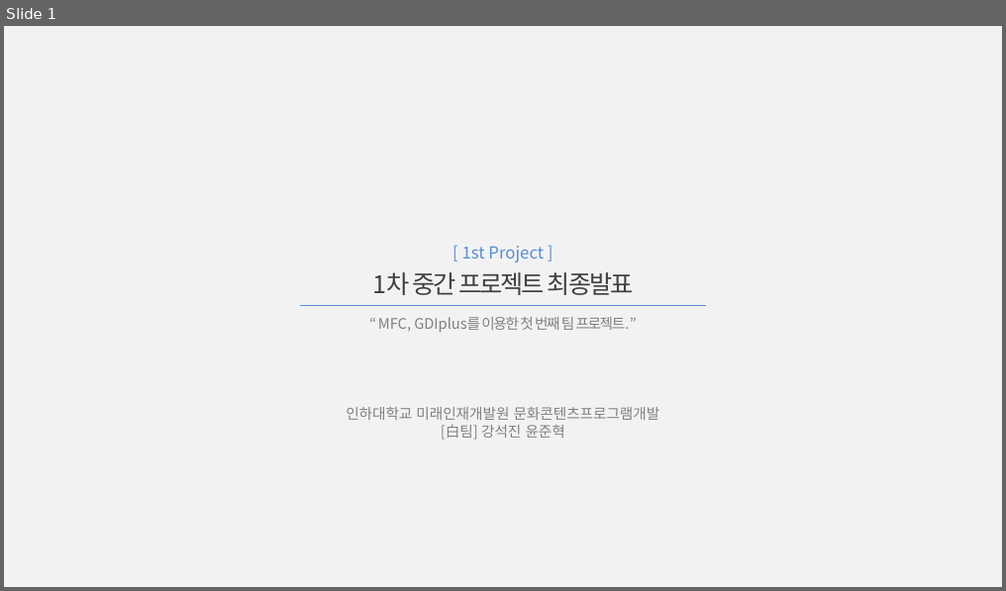
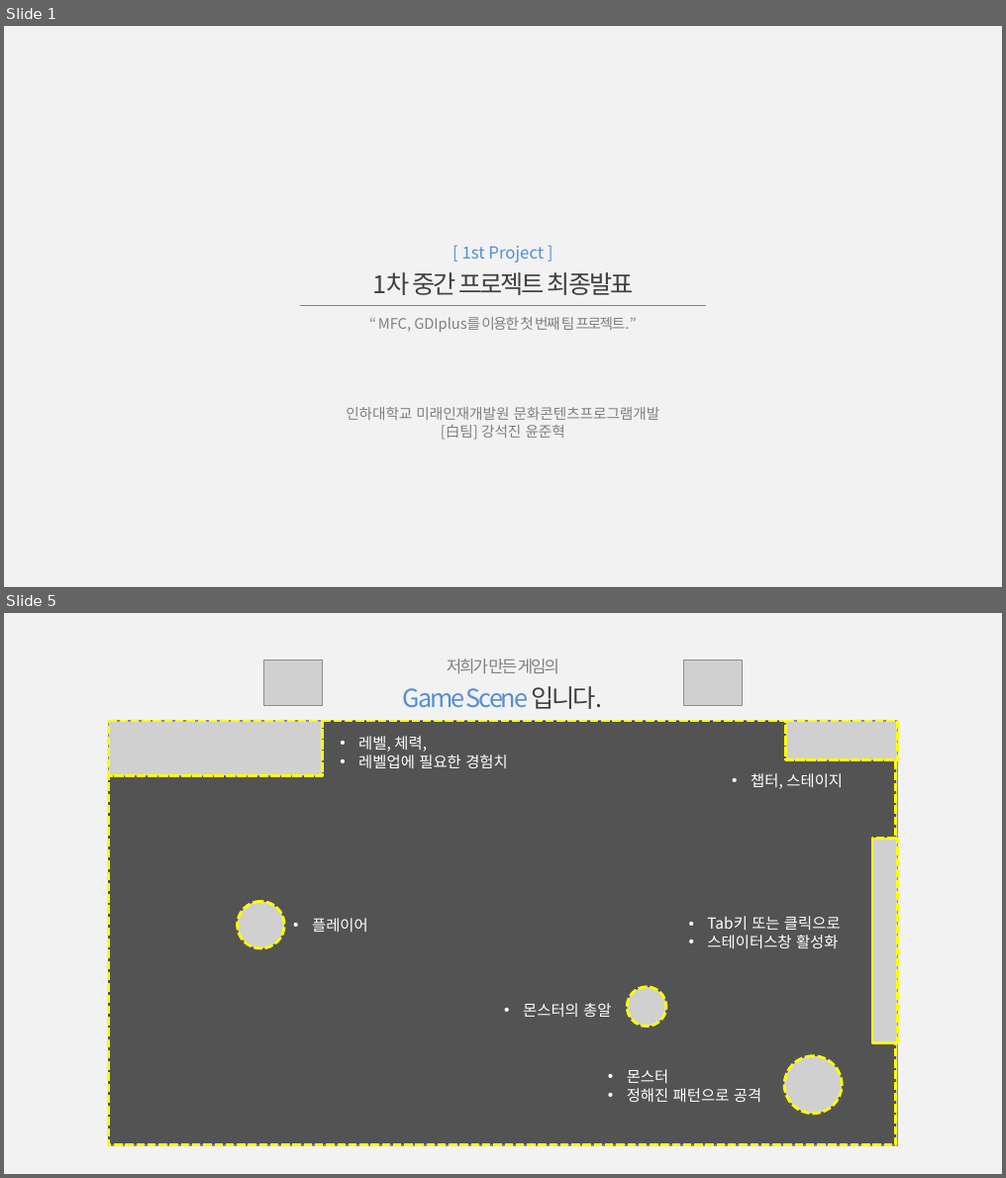
Before and after one commit to Hanel99/inha_1stproject, a slide deck: 기타/1차중간프로젝트_최종발표_白팀_강석진윤준혁.pptx. Shown one above the other, each under a label of ours: slide 1 before the commit, slides 1 and 5 after it; the slides between them are not shown. The pictures are 1006x591 and 1006x1178 pixels, drawn with LibreOffice and Linux fonts; fonts in the diff are those of the drawing; grey boxes stand for pictures. Boxes give left, top, right and bottom in pixels: in the first picture for what was removed or moved away, otherwise in the second. Text is boxed around its words. In the diff, an @@ line names an element or a change of style, - is before the commit and + after.

```diff
--- a/기타/1차중간프로젝트_최종발표_白팀_강석진윤준혁.pptx
+++ b/기타/1차중간프로젝트_최종발표_白팀_강석진윤준혁.pptx
@@ slide 5 added at [4, 613, 1002, 1174], background #F2F2F2 @@
@@ picture added at [263, 661, 322, 706] @@
@@ text added at [403, 659, 603, 709], 18 pt, text #558ED5 @@
+저희가 만든 게임의
+Game Scene 입니다.
@@ picture added at [683, 661, 742, 706] @@
@@ picture added at [109, 721, 898, 1146] @@
@@ freeform shape added at [109, 721, 896, 1145], fill #000000 at 60% opacity, outline #FFFF00 2 pt dashed @@
@@ freeform shape added at [109, 721, 323, 775], outline #FFFF00 2 pt dashed @@
@@ freeform shape added at [785, 721, 897, 760], outline #FFFF00 2 pt dashed @@
@@ text added at [358, 736, 508, 768], 11 pt, text #FFFFFF @@
+• 레벨, 체력,
+• 레벨업에 필요한 경험치
@@ text added at [750, 773, 843, 789], 11 pt, text #FFFFFF @@
+• 챕터, 스테이지
@@ freeform shape added at [872, 839, 897, 1043], outline #FFFF00 2 pt dashed @@
@@ text added at [312, 918, 368, 932], 11 pt, text #FFFFFF @@
+• 플레이어
@@ text added at [707, 916, 841, 949], 11 pt, text #FFFFFF @@
+• Tab키 또는 클릭으로
+• 스테이터스창 활성화
@@ text added at [523, 1003, 611, 1017], 11 pt, text #FFFFFF @@
+• 몬스터의 총알
@@ text added at [627, 1069, 761, 1102], 11 pt, text #FFFFFF @@
+• 몬스터
+• 정해진 패턴으로 공격
```
Also in this commit, not shown: 5 slides changed, 17 other slides added, 23 slides removed, 23 other files.
